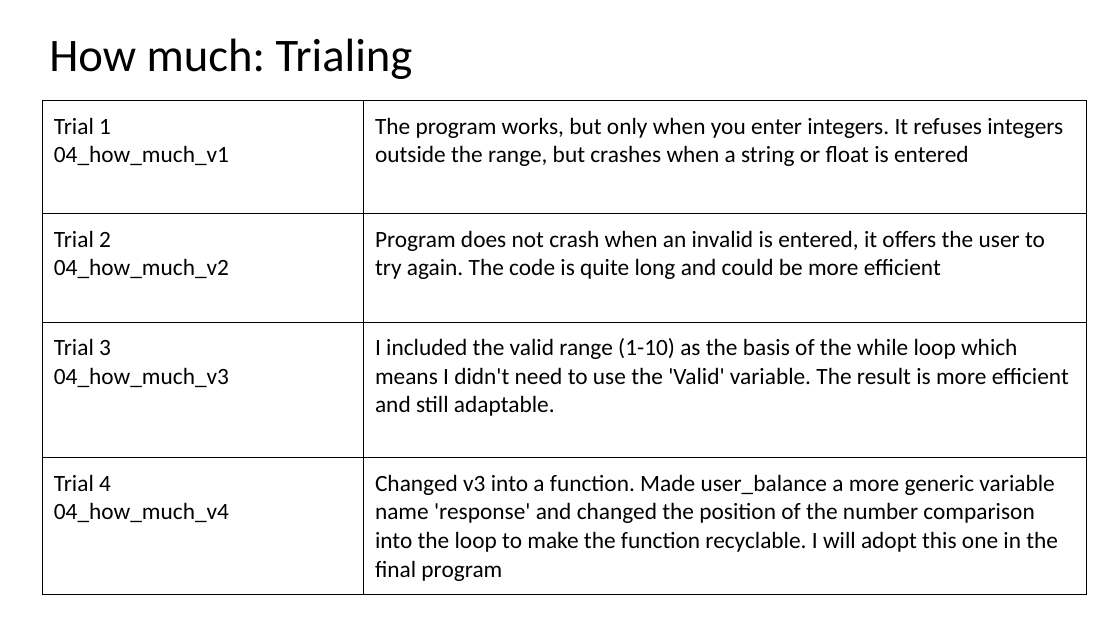
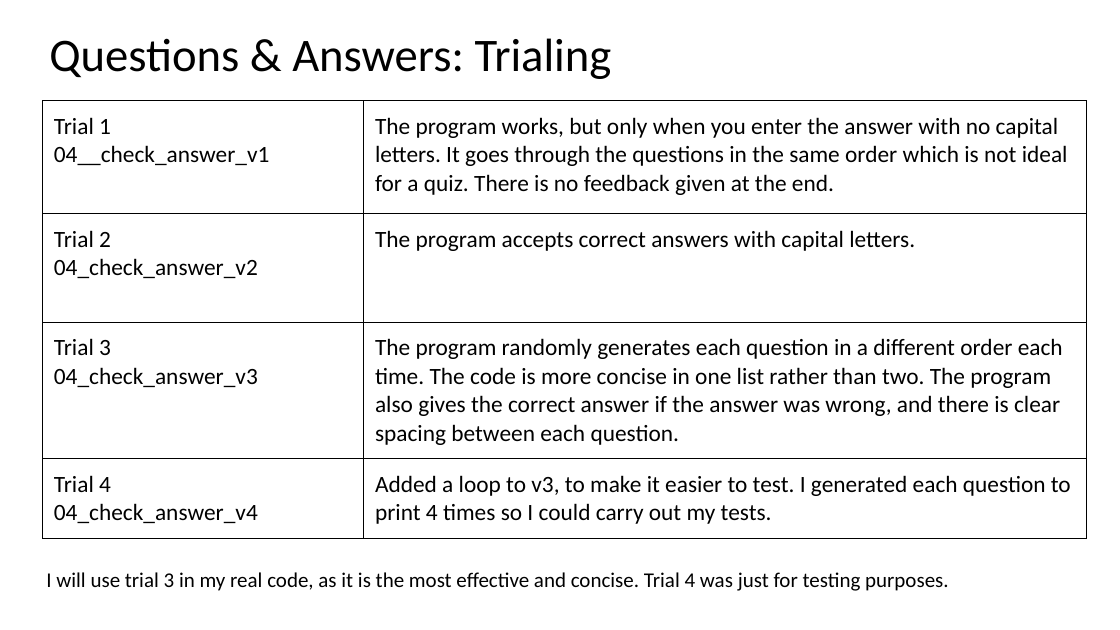
Before and after one commit to jireh-t/Assessment, a slide deck: slide 16 of 1.7 and 1.8 documentation.pptx (slide 15 before the commit). Drawn at 1120x630 pixels with LibreOffice and Linux fonts; fonts in the diff are those of the drawing. Boxes give left, top, right and bottom in pixels: in the first picture for what was removed or moved away, otherwise in the second. Text is boxed around its words. In the diff, an @@ line names an element or a change of style, - is before the commit and + after.

```diff
--- a/1.7 and 1.8 documentation.pptx
+++ b/1.7 and 1.8 documentation.pptx
@@ title at box(49, 38, 612, 79): text changed @@
-How much: Trialing
+Questions & Answers: Trialing
@@ table at box(43, 101, 1086, 537) @@
-row 1, column 1: Trial 1 / 04_how_much_v1
+row 1, column 1: Trial 1 / 04__check_answer_v1
-row 1, column 2: The program works, but only when you enter integers. It refuses integers outside the range, but crashes when a string or float is entered
+row 1, column 2: The program works, but only when you enter the answer with no capital letters. It goes through the questions in the same order which is not ideal for a quiz. There is no feedback given at the end.
-row 2, column 1: Trial 2 / 04_how_much_v2
+row 2, column 1: Trial 2 / 04_check_answer_v2
-row 2, column 2: Program does not crash when an invalid is entered, it offers the user to try again. The code is quite long and could be more efficient
+row 2, column 2: The program accepts correct answers with capital letters.
-row 3, column 1: Trial 3 / 04_how_much_v3
+row 3, column 1: Trial 3 / 04_check_answer_v3
-row 3, column 2: I included the valid range (1-10) as the basis of the while loop which means I didn't need to use the 'Valid' variable. The result is more efficient and still adaptable.
+row 3, column 2: The program randomly generates each question in a different order each time. The code is more concise in one list rather than two. The program also gives the correct answer if the answer was wrong, and there is clear spacing between each question.
-row 4, column 1: Trial 4 / 04_how_much_v4
+row 4, column 1: Trial 4 / 04_check_answer_v4
-row 4, column 2: Changed v3 into a function. Made user_balance a more generic variable name 'response' and changed the position of the number comparison into the loop to make the function recyclable. I will adopt this one in the final program
+row 4, column 2: Added a loop to v3, to make it easier to test. I generated each question to print 4 times so I could carry out my tests.
@@ text added at box(46, 572, 949, 591), 18 pt, text #000000 @@
+I will use trial 3 in my real code, as it is the most effective and concise. Trial 4 was just for testing purposes.
```
Also in this commit, not shown: 2 other slides changed, 3 slides added, 2 slides removed, 2 other files.
